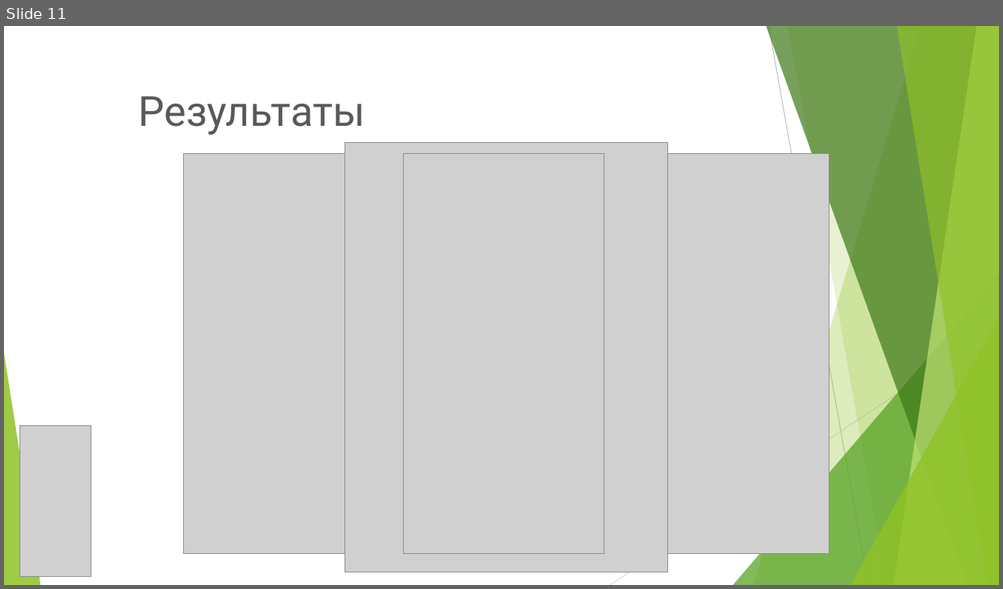
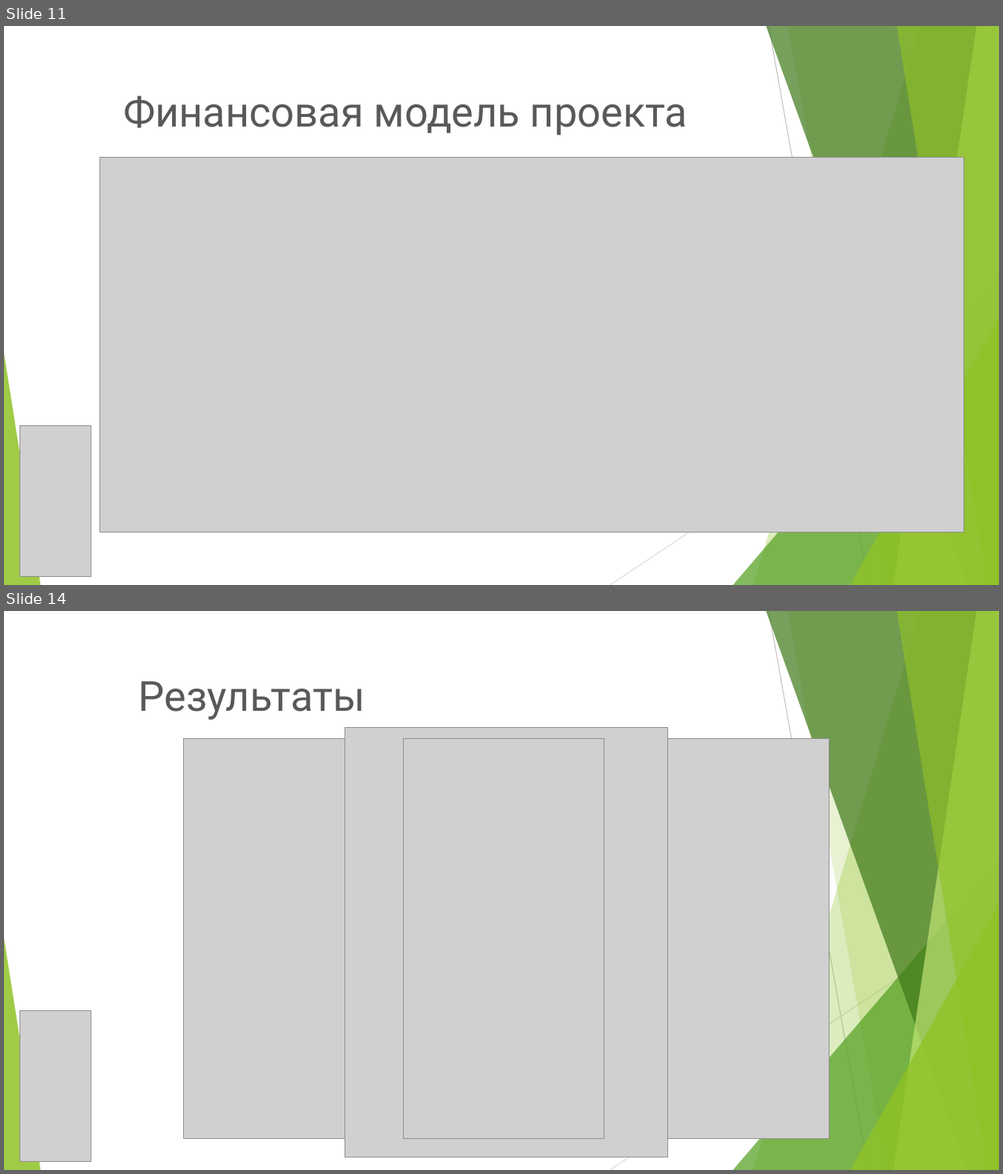
Before and after one commit to zlatopyst/DESING, a slide deck: doc/ProjectBot.pptx. Shown one above the other, each under a label of ours: slide 11 before the commit, slides 11 and 14 after it; the slides between them are not shown. The pictures are 1003x589 and 1003x1174 pixels, drawn with LibreOffice and Linux fonts; fonts in the diff are those of the drawing; grey boxes stand for pictures; background and template pictures are left out. Boxes give left, top, right and bottom in pixels: in the first picture for what was removed or moved away, otherwise in the second. Text is boxed around its words. In the diff, an @@ line names an element or a change of style, - is before the commit and + after.

```diff
--- a/doc/ProjectBot.pptx
+++ b/doc/ProjectBot.pptx
@@ slide 11 added at [4, 26, 999, 585], background picture (left out); not listed: 10 template elements that a slide beside it also shows @@
@@ text added at [123, 96, 687, 136], 40 pt, text #595959 @@
+Финансовая модель проекта
@@ picture added at [99, 157, 964, 533] @@
@@ picture added at [20, 426, 91, 577] @@
@@ what was slide 11 is now slide 14 @@
```
Also in this commit, not shown: 8 slides changed, 4 other slides added, 2 slides removed.
